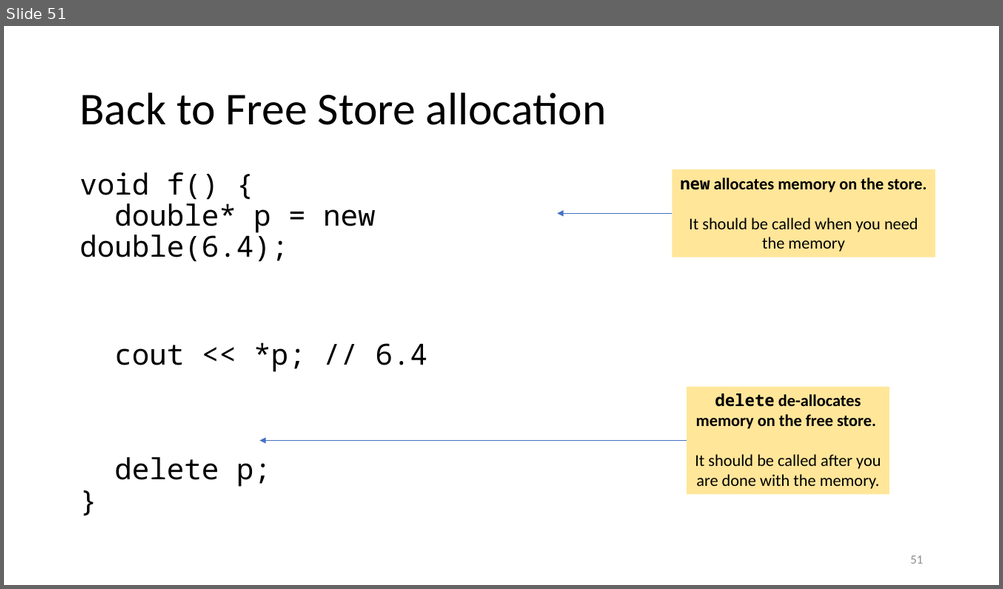
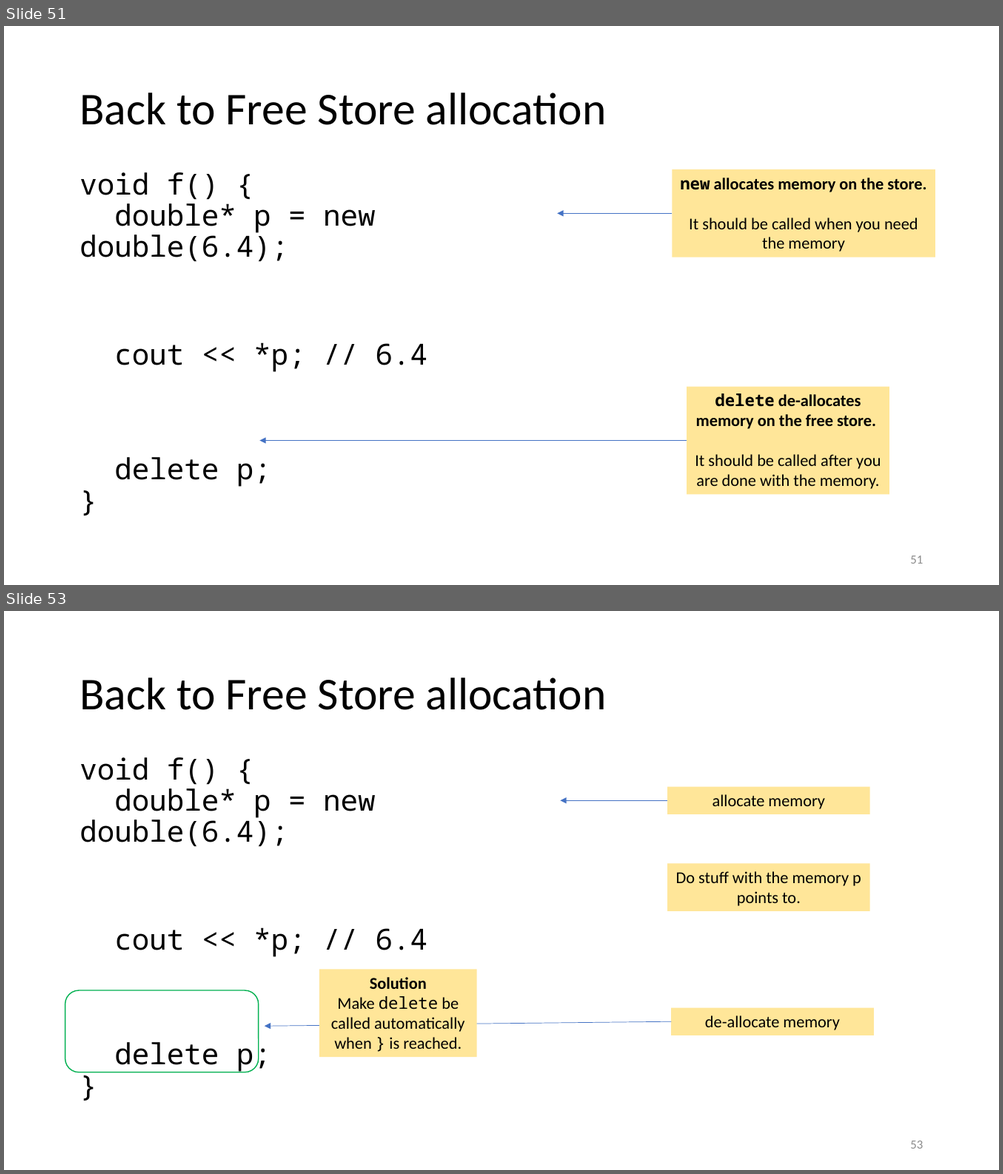
Before and after one commit to tjd1234/cmpt135spring2024, a slide deck: sample_code/week5/week5_cmpt135.pptx. Shown one above the other, each under a label of ours: slide 51 before the commit, slides 51 and 53 after it; the slides between them are not shown. The pictures are 1003x589 and 1003x1174 pixels, drawn with LibreOffice and Linux fonts; fonts in the diff are those of the drawing. Boxes give left, top, right and bottom in pixels: in the first picture for what was removed or moved away, otherwise in the second. Text is boxed around its words. In the diff, an @@ line names an element or a change of style, - is before the commit and + after.

```diff
--- a/sample_code/week5/week5_cmpt135.pptx
+++ b/sample_code/week5/week5_cmpt135.pptx
@@ slide 53 added at [4,611,999,1170], background #FFFFFF @@
@@ title added at [79,678,606,710], 44 pt, text #000000 @@
+Back to Free Store allocation
@@ text added at [79,758,427,1073], 28 pt, text #000000 @@
+void f() {
+double* p = new double(6.4);
+cout << *p; // 6.4
+delete p;
+}
@@ rectangle added at [667,787,871,815], fill #FFE699, 16 pt, text #000000 @@
+allocate memory
@@ arrow added from (667, 800) to (560, 800), #4472C4 0.5 pt @@
@@ rectangle added at [667,864,871,911], fill #FFE699, 16 pt, text #000000 @@
+Do stuff with the memory p points to.
@@ rectangle added at [319,970,477,1058], fill #FFE699, 16 pt, text #000000 @@
+Solution
+Make delete be called automatically when } is reached.
@@ rounded rectangle added at [65,991,259,1073], outline #00B050 1 pt @@
@@ rectangle added at [671,1008,874,1036], fill #FFE699, 16 pt, text #000000 @@
+de-allocate memory
@@ arrow added from (671, 1022) to (264, 1027), #4472C4 0.5 pt @@
@@ page number added at [910,1141,922,1149], 12 pt, text #8C8C8C @@
+53
```
Also in this commit, not shown: 38 slides changed, 2 other slides added, 1 other file.
